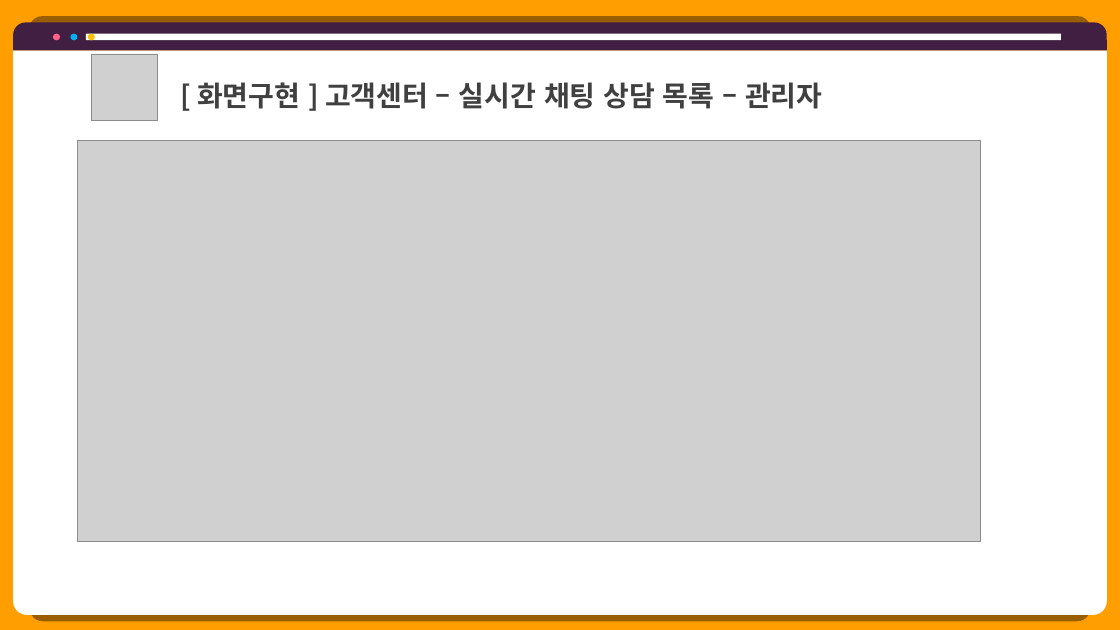
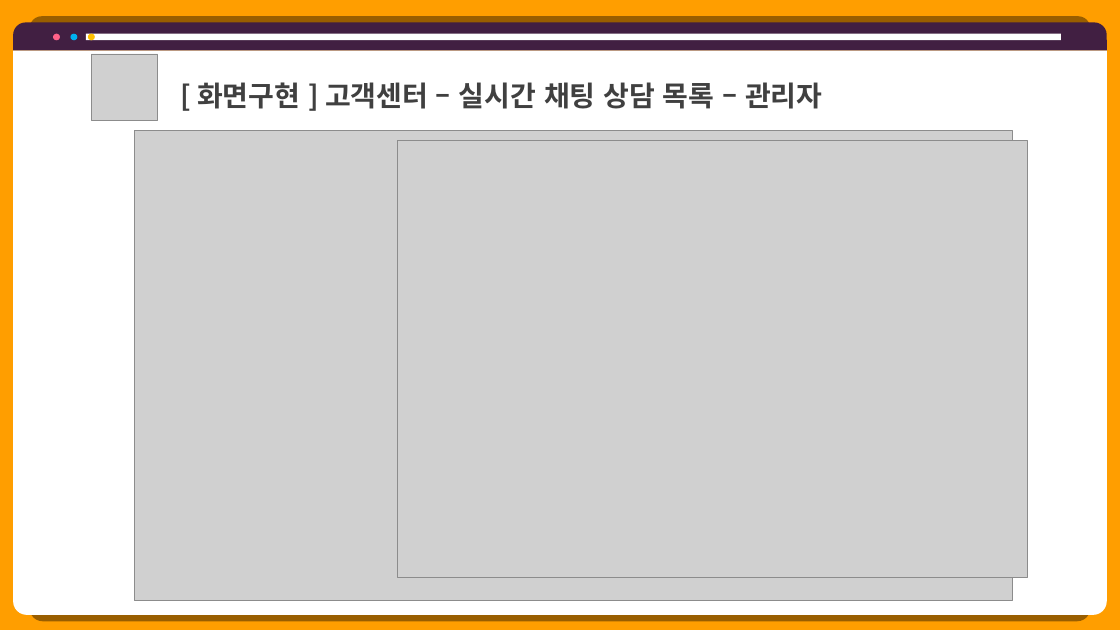
Before and after one commit to hhsw07/ezen-academy-projects, a slide deck: slide 31 of 0 발표용 파워포인트/project06 - 파워포인트 종합 - 송우.pptx. Drawn at 1120x630 pixels with LibreOffice and Linux fonts; fonts in the diff are those of the drawing; grey boxes stand for pictures. Boxes give left, top, right and bottom in pixels: in the first picture for what was removed or moved away, otherwise in the second. Text is boxed around its words. In the diff, an @@ line names an element or a change of style, - is before the commit and + after.

```diff
--- a/0 발표용 파워포인트/project06 - 파워포인트 종합 - 송우.pptx
+++ b/0 발표용 파워포인트/project06 - 파워포인트 종합 - 송우.pptx
@@ picture: place and size @@
-picture at bbox=[77, 140, 981, 541]
+picture at bbox=[134, 130, 1012, 601]
@@ picture added at bbox=[398, 140, 1028, 577] @@
```
Also in this commit, not shown: 3 other slides changed, 2 other files.
